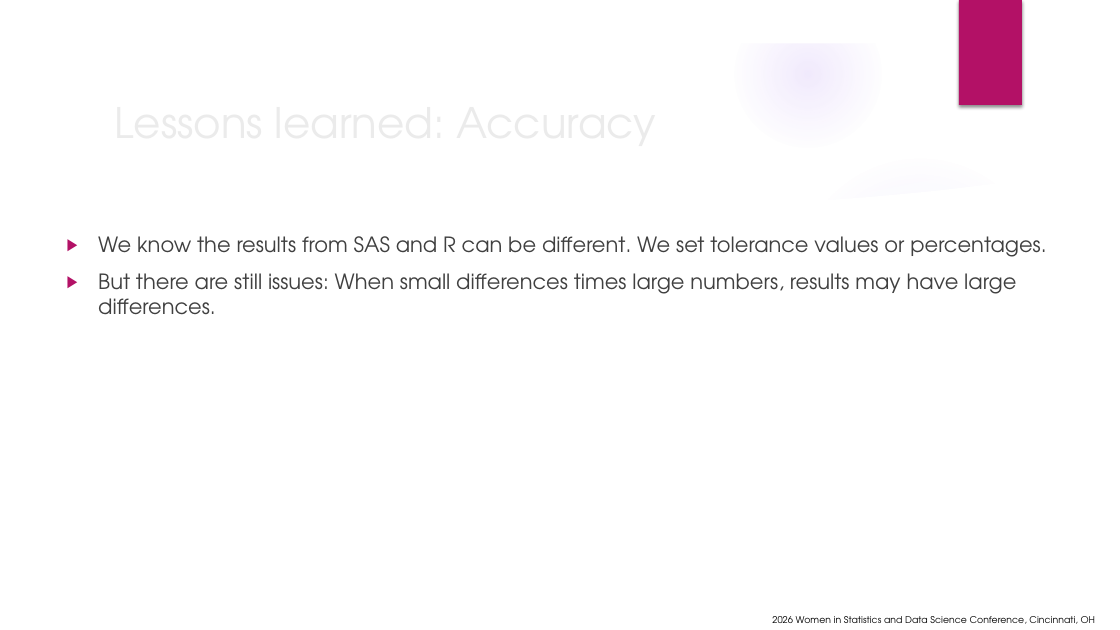
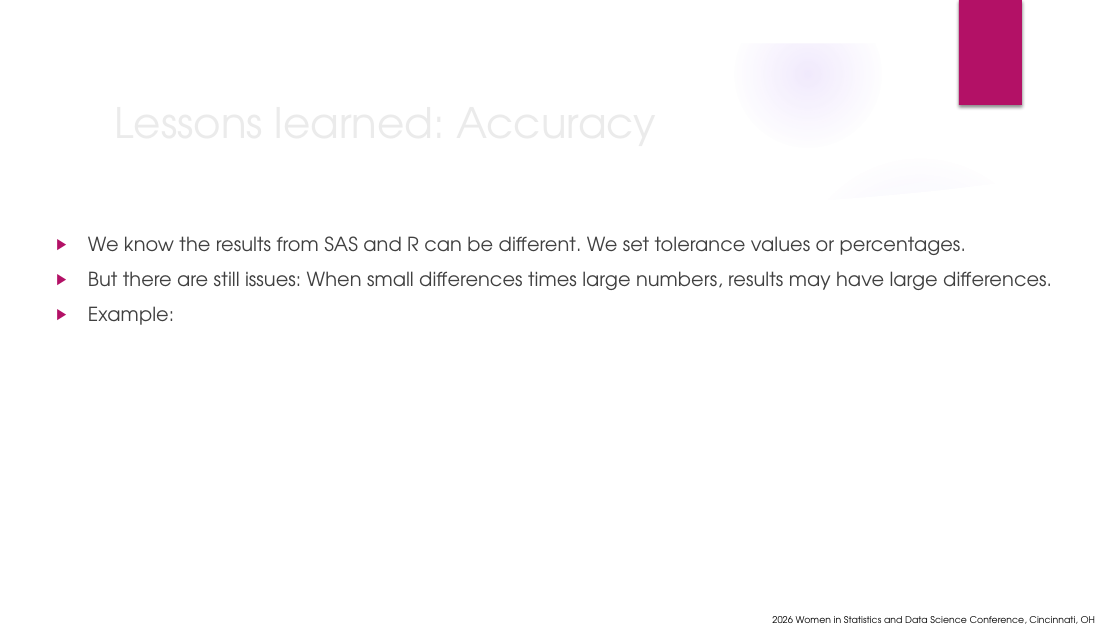
Before and after one commit to wx2123/WSDS-2026-OH, a slide deck: slide 11 of From On-Premises to Cloud.pptx (slide 10 before the commit). Drawn at 1120x630 pixels with LibreOffice and Linux fonts; fonts in the diff are those of the drawing; grey boxes stand for pictures; background and template pictures are left out. Boxes give left, top, right and bottom in pixels: in the first picture for what was removed or moved away, otherwise in the second. Text is boxed around its words. In the diff, an @@ line names an element or a change of style, - is before the commit and + after.

```diff
--- a/From On-Premises to Cloud.pptx
+++ b/From On-Premises to Cloud.pptx
@@ text "We know the results from ...": place and size @@
-text "We know the results from ..." at bbox=[98, 236, 1046, 315]
+text "We know the results from ..." at bbox=[88, 236, 1052, 325]
@@ text at bbox=[88, 236, 1052, 290]: size 18 to 16.6 pt @@
@@ text at bbox=[88, 306, 174, 325]: paragraph added @@
+▶ Example:
```
Also in this commit, not shown: 4 other slides changed, 3 slides added, 2 slides removed, 2 other files.
